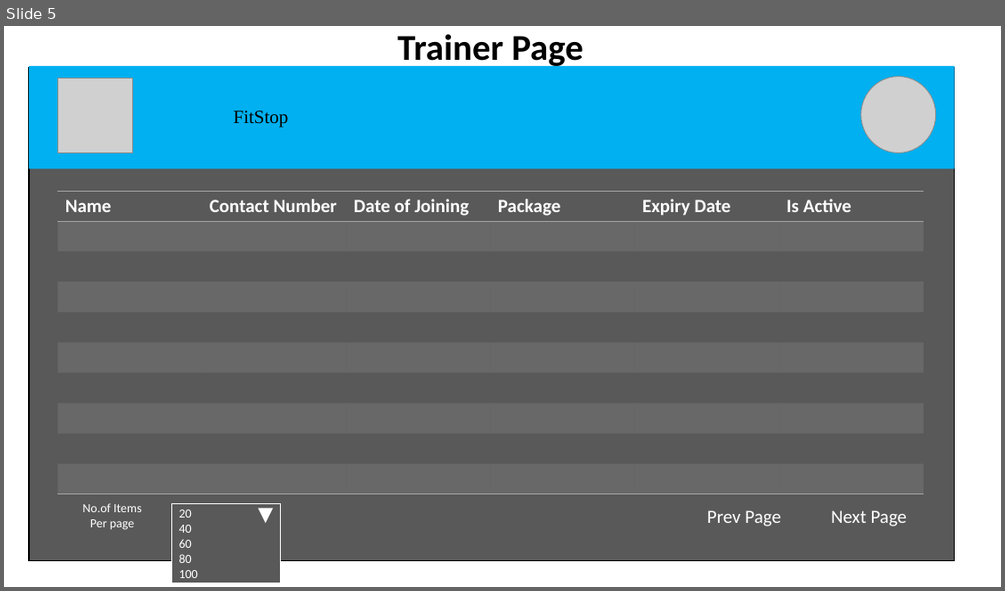
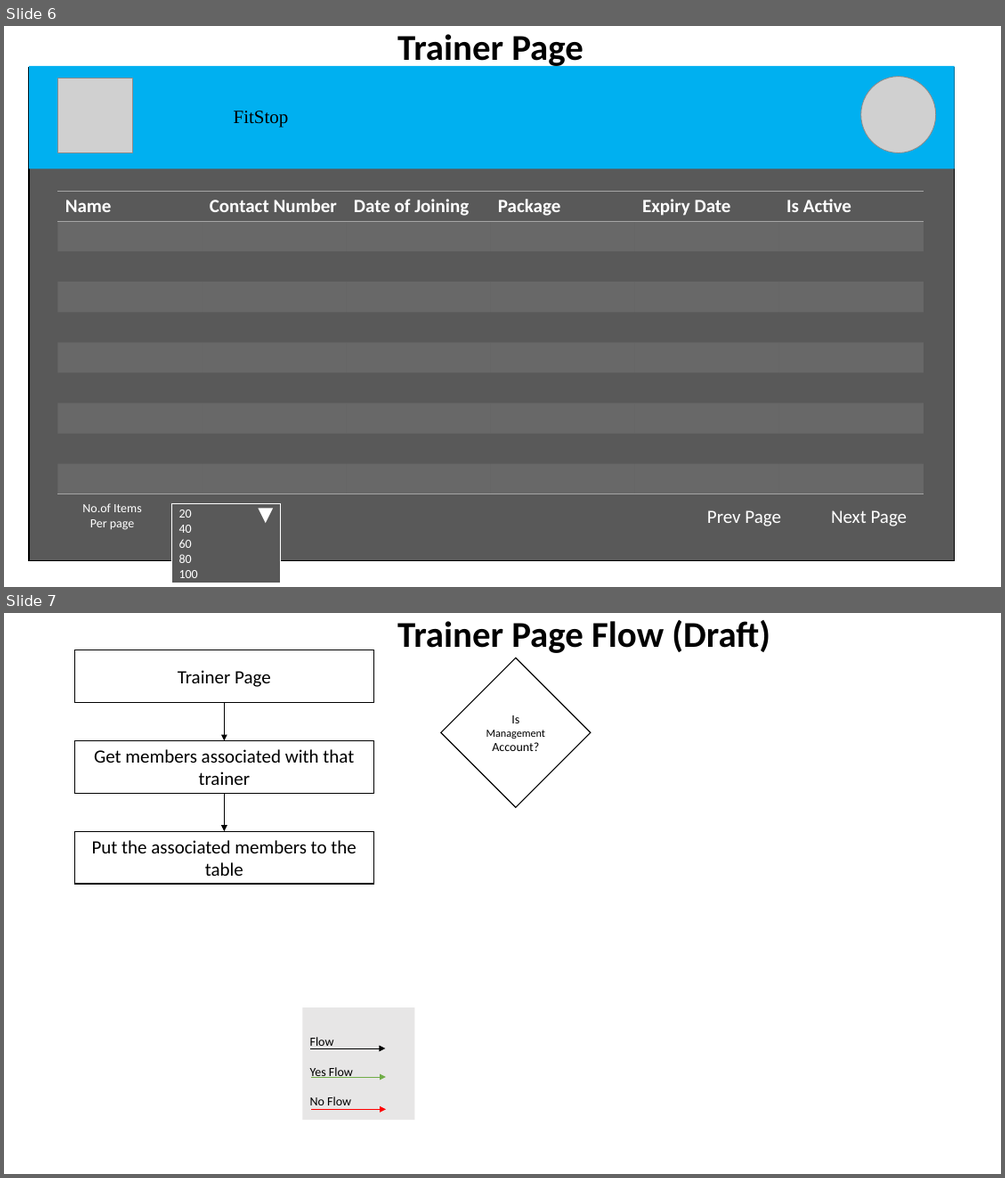
Before and after one commit to praveen639/fitstop, a slide deck: HLD.pptx. Shown one above the other, each under a label of ours: slide 5 before the commit, slides 6 and 7 after it. The pictures are 1005x591 and 1005x1178 pixels, drawn with LibreOffice and Linux fonts; fonts in the diff are those of the drawing; grey boxes stand for pictures. Boxes give left, top, right and bottom in pixels: in the first picture for what was removed or moved away, otherwise in the second. Text is boxed around its words. In the diff, an @@ line names an element or a change of style, - is before the commit and + after.

```diff
--- a/HLD.pptx
+++ b/HLD.pptx
@@ slide 7 added at (x1=4, y1=613, x2=1001, y2=1174), background #FFFFFF @@
@@ text added at (x1=397, y1=620, x2=770, y2=653), 35 pt, text #000000, bold @@
+Trainer Page Flow (Draft)
@@ rectangle added at (x1=74, y1=650, x2=373, y2=703), fill #FFFFFF, outline #000000 1 pt, 18 pt, text #000000 @@
+Trainer Page
@@ diamond added at (x1=441, y1=657, x2=591, y2=807), fill #FFFFFF, outline #000000 1 pt, 12 pt, text #000000 @@
+Is
+Management
+Account?
@@ arrow added from (224, 703) to (224, 741), #000000 0.5 pt @@
@@ rectangle added at (x1=74, y1=741, x2=373, y2=793), fill #FFFFFF, outline #000000 1 pt, 18 pt, text #000000 @@
+Get members associated with that trainer
@@ arrow added from (224, 793) to (224, 831), #000000 0.5 pt @@
@@ rectangle added at (x1=74, y1=831, x2=373, y2=884), fill #FFFFFF, outline #000000 1 pt, 18 pt, text #000000 @@
+Put the associated members to the table
@@ group added at (x1=302, y1=1008, x2=414, y2=1120): 3 arrows, 1 rectangle @@
+Flow
+Yes Flow
+No Flow
@@ what was slide 5 is now slide 6 @@
```
Also in this commit, not shown: 1 other slide added.
